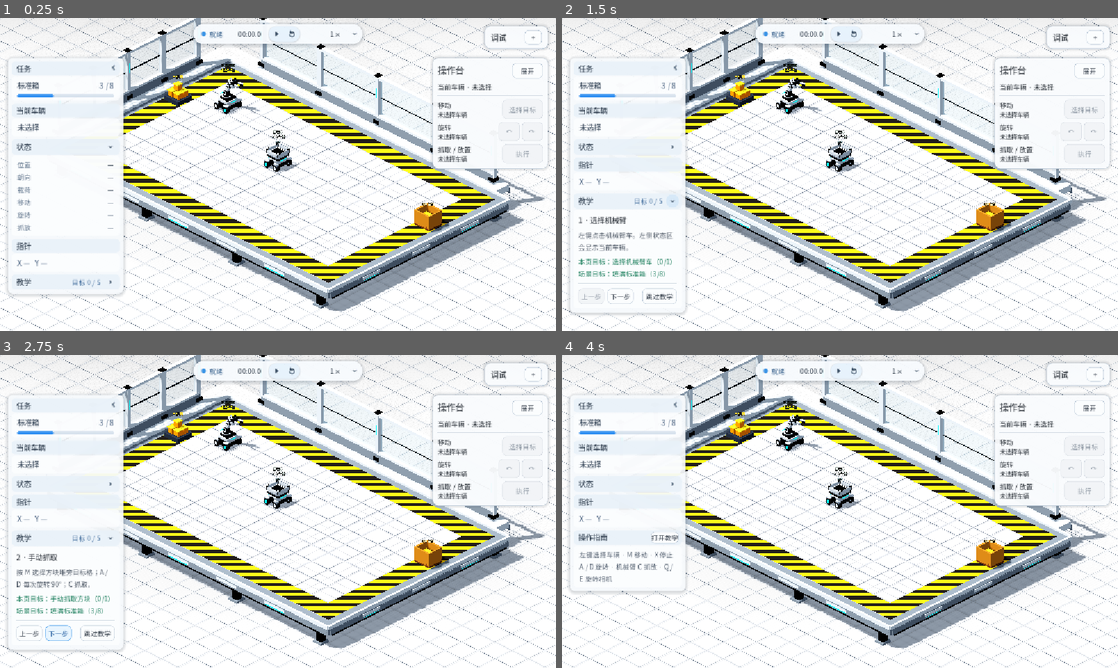
Above: before the commit, frames 1-4 (two rows, left to right).
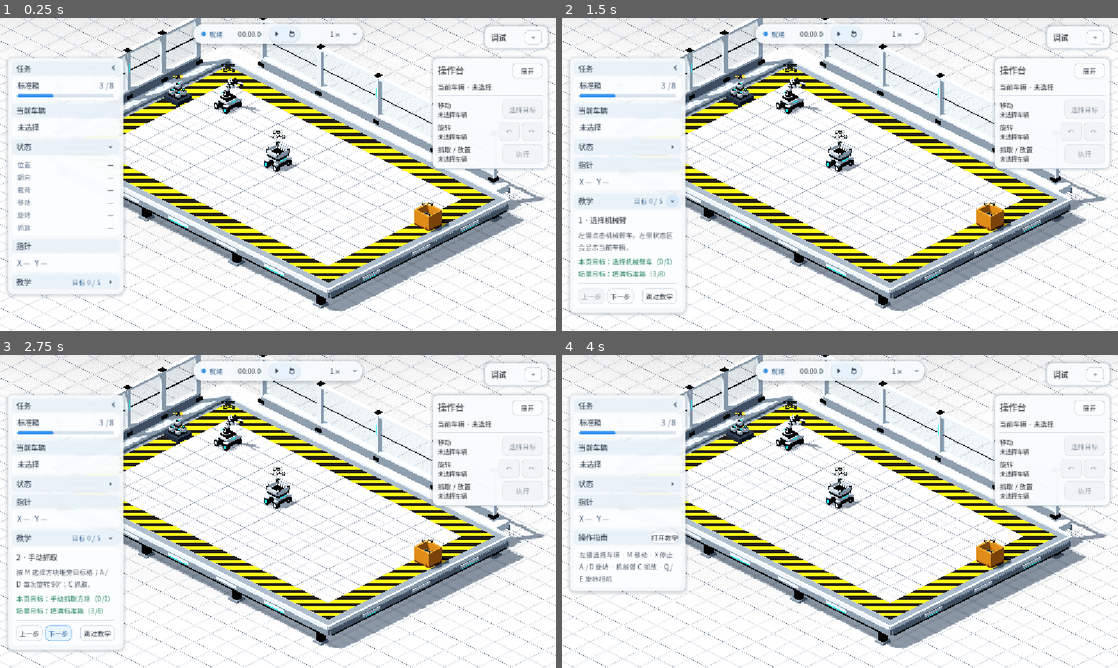
Above: after the commit, the same moments.

Repository: Ri0n72Y/automata
Game: Godot game, scene res://scenes/scene_01/scene_01_basic_packing.tscn
Same seed, same stepped clock (60 frames per second), same inputs: the game is played once before the commit and once after it.
Inputs (mouse positions are in pixels of both pictures, inside the frame that each line leads up to):
- Up to frame 1 (0.25 s): no input
- Up to frame 2 (1.5 s): click (673, 146) at 0.5 s; click (673, 199) at 1.27 s
- Up to frame 3 (2.75 s): click "下一步" at 2 s
- Up to frame 4 (4 s): click "上一步" at 2.75 s; click "跳过教学" at 3.5 s

The runs differ from the first frame. In frame 1, 0.2% of the frame differs, in the area x 30-78%, y 20-64%; in frame 2, 0.2%; in frame 3, 0.2%; in frame 4, 0.2%.

Commit message:
art(scene-01): restyle standard block cargo visual

Diff:
--- a/scenes/scene_01/objects/standard_block_placeholder.tscn
+++ b/scenes/scene_01/objects/standard_block_placeholder.tscn
@@ -1,31 +1,35 @@
-[gd_scene load_steps=5 format=3 uid="uid://d3qj10block01"]
+[gd_scene load_steps=7 format=3 uid="uid://d3qj10block01"]
 
-[sub_resource type="StandardMaterial3D" id="BlockMaterial"]
-albedo_color = Color(0.96, 0.48, 0.06, 1)
-metallic = 0.12
-roughness = 0.52
+[ext_resource type="Material" path="res://scenes/scene_01/materials/painted_white.tres" id="1_white"]
+[ext_resource type="Material" path="res://scenes/scene_01/materials/dark_mechanical_metal.tres" id="2_dark"]
+[ext_resource type="Material" path="res://scenes/scene_01/materials/cyan_emissive.tres" id="3_cyan"]
+[ext_resource type="ArrayMesh" path="res://assets/scene_01/meshes/rounded_shell.obj" id="4_shell"]
+[ext_resource type="ArrayMesh" path="res://assets/scene_01/meshes/beveled_panel.obj" id="5_panel"]
 
-[sub_resource type="StandardMaterial3D" id="BandMaterial"]
-albedo_color = Color(1, 0.82, 0.12, 1)
-emission_enabled = true
-emission = Color(0.32, 0.16, 0.01, 1)
-emission_energy_multiplier = 0.35
-roughness = 0.4
-
-[sub_resource type="BoxMesh" id="BlockMesh"]
-size = Vector3(0.42, 0.42, 0.42)
-
-[sub_resource type="BoxMesh" id="BandMesh"]
-size = Vector3(0.46, 0.07, 0.46)
+[sub_resource type="BoxMesh" id="StatusMarkerMesh"]
+size = Vector3(0.16, 0.022, 0.045)
 
 [node name="StandardBlockVisual" type="Node3D"]
 
+[node name="LowerFrame" type="MeshInstance3D" parent="."]
+position = Vector3(0, 0.075, 0)
+scale = Vector3(0.42, 0.12, 0.42)
+mesh = ExtResource("5_panel")
+material_override = ExtResource("2_dark")
+
 [node name="BlockBody" type="MeshInstance3D" parent="."]
-position = Vector3(0, 0.21, 0)
-mesh = SubResource("BlockMesh")
-material_override = SubResource("BlockMaterial")
+position = Vector3(0, 0.245, 0)
+scale = Vector3(0.37, 0.31, 0.37)
+mesh = ExtResource("4_shell")
+material_override = ExtResource("1_white")
 
-[node name="TopBand" type="MeshInstance3D" parent="."]
-position = Vector3(0, 0.425, 0)
-mesh = SubResource("BandMesh")
-material_override = SubResource("BandMaterial")
+[node name="TopServicePanel" type="MeshInstance3D" parent="."]
+position = Vector3(0, 0.405, 0)
+scale = Vector3(0.27, 0.025, 0.27)
+mesh = ExtResource("5_panel")
+material_override = ExtResource("2_dark")
+
+[node name="StatusMarker" type="MeshInstance3D" parent="."]
+position = Vector3(0, 0.425, -0.055)
+mesh = SubResource("StatusMarkerMesh")
+material_override = ExtResource("3_cyan")
